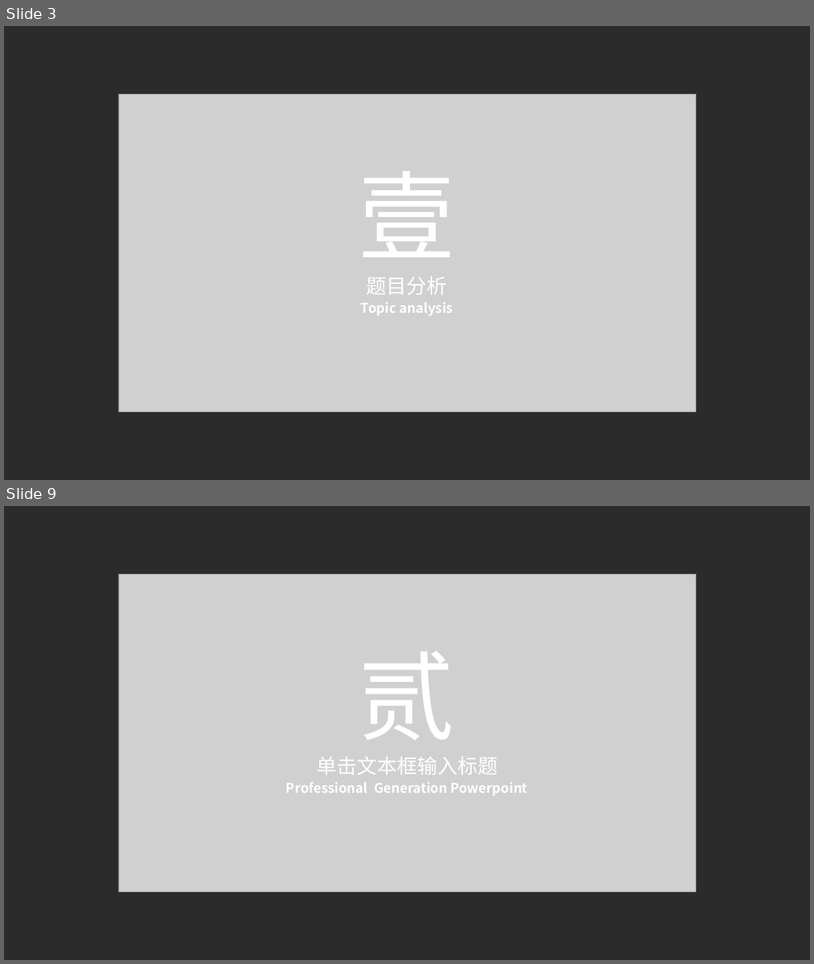
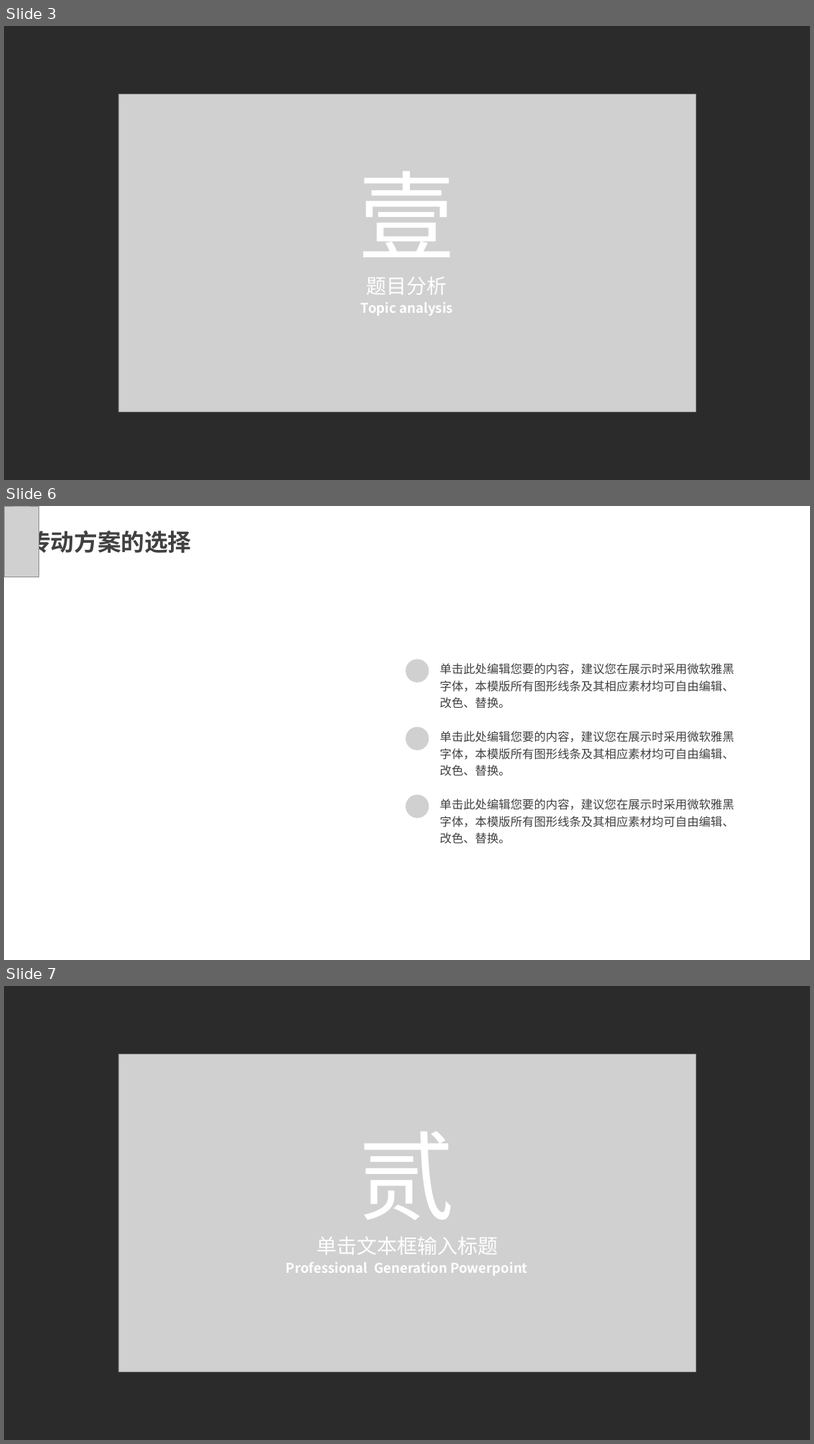
Before and after one commit to CMChris-Beat/InertiaScreen, a slide deck: 4.Docs/3.PresentationDoc/惯性筛课程设计答辩PPT.pptx. Shown one above the other, each under a label of ours: slides 3 and 9 before the commit, slides 3, 6 and 7 after it; the slides between them are not shown. The pictures are 814x964 and 814x1444 pixels, drawn with LibreOffice and Linux fonts; fonts in the diff are those of the drawing; grey boxes stand for pictures; background and template pictures are left out; a plain dark background stands for a picture behind light text. Boxes give left, top, right and bottom in pixels: in the first picture for what was removed or moved away, otherwise in the second. Text is boxed around its words. In the diff, an @@ line names an element or a change of style, - is before the commit and + after.

```diff
--- a/4.Docs/3.PresentationDoc/惯性筛课程设计答辩PPT.pptx
+++ b/4.Docs/3.PresentationDoc/惯性筛课程设计答辩PPT.pptx
@@ slide 6 added at [4,506,810,960], background picture (left out) @@
@@ rectangle added at [4,506,810,960], fill #FFFFFF at 78% opacity @@
@@ picture added at [4,506,39,577] @@
@@ text added at [27,526,191,556], 28 pt, text #404040, bold @@
+传动方案的选择
@@ picture added at [406,659,430,682] @@
@@ text added at [440,663,735,708], 14 pt, text #404040 @@
+单击此处编辑您要的内容，建议您在展示时采用微软雅黑字体，本模版所有图形线条及其相应素材均可自由编辑、改色、替换。
@@ picture added at [406,727,430,750] @@
@@ text added at [440,731,735,776], 14 pt, text #404040 @@
+单击此处编辑您要的内容，建议您在展示时采用微软雅黑字体，本模版所有图形线条及其相应素材均可自由编辑、改色、替换。
@@ picture added at [406,795,430,818] @@
@@ text added at [440,798,735,844], 14 pt, text #404040 @@
+单击此处编辑您要的内容，建议您在展示时采用微软雅黑字体，本模版所有图形线条及其相应素材均可自由编辑、改色、替换。
@@ what was slide 9 is now slide 7 @@
```
Also in this commit, not shown: 2 slides changed, 1 other slide added, 1 slide removed, 1 other file.
